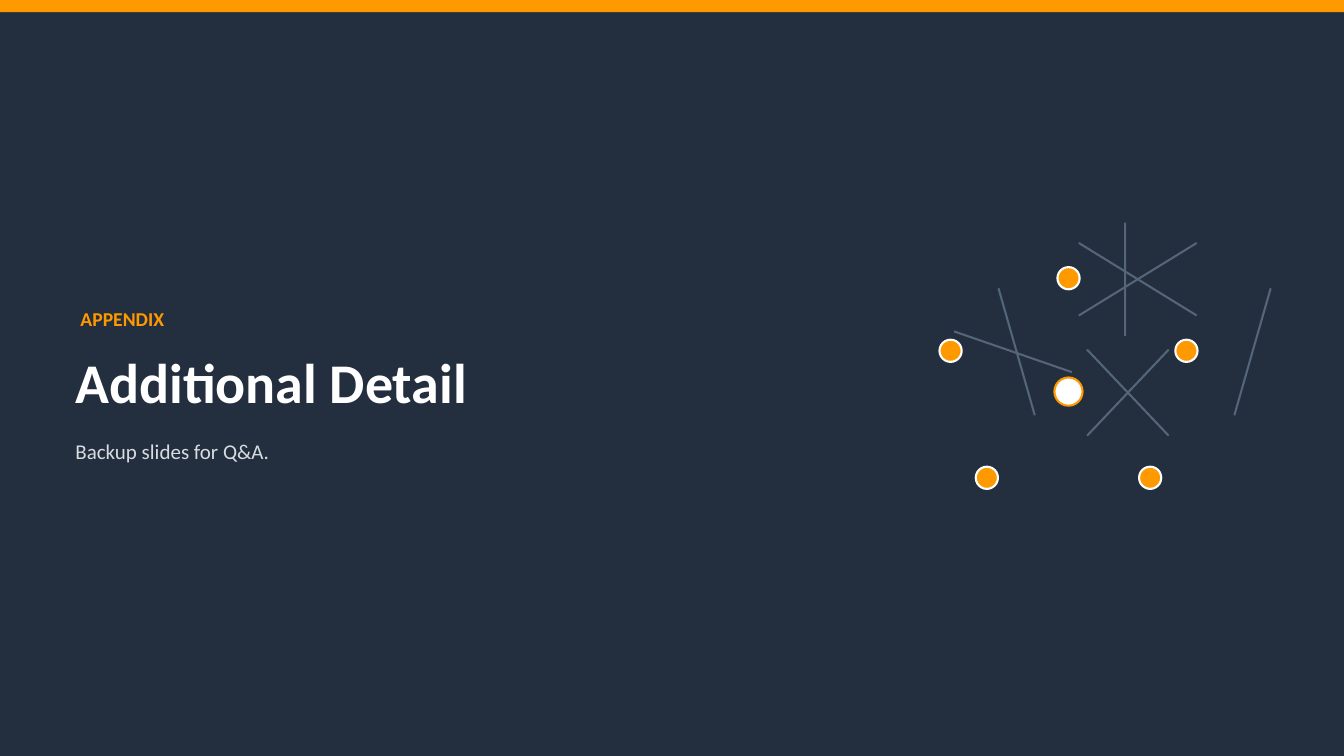
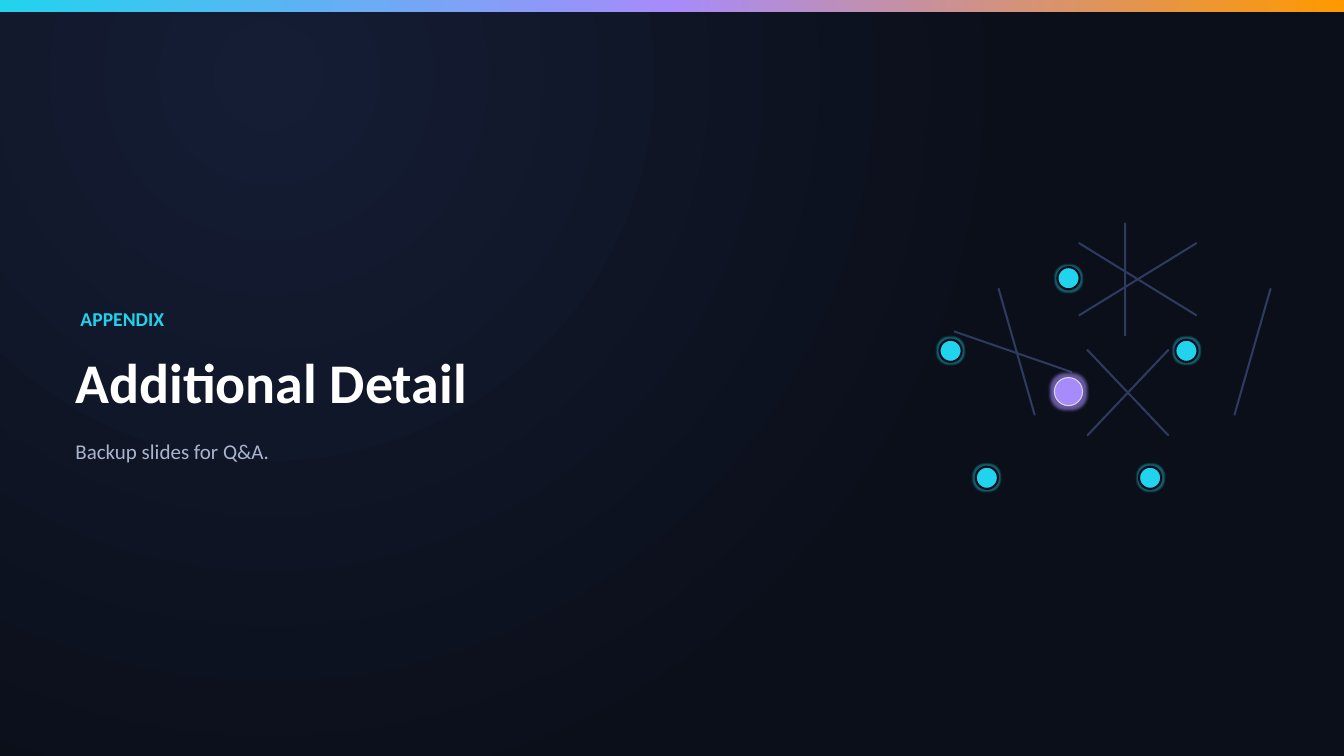
Before and after one commit to lhnminh/MMRF-KnowledgeGraph, a slide deck: slide 7 of ORION_Hackathon_Pitch.pptx (slide 6 before the commit). Drawn at 1344x756 pixels with LibreOffice and Linux fonts; fonts in the diff are those of the drawing. Boxes give left, top, right and bottom in pixels: in the first picture for what was removed or moved away, otherwise in the second. Text is boxed around its words. In the diff, an @@ line names an element or a change of style, - is before the commit and + after.

```diff
--- a/ORION_Hackathon_Pitch.pptx
+++ b/ORION_Hackathon_Pitch.pptx
@@ rectangle at bbox=[0, 0, 1344, 756]: fill #232F3E to gradient #151D35 to #0B0F1A @@
@@ rectangle at bbox=[0, 0, 1344, 12]: fill #FF9900 to gradient #22D3EE to #A78BFA to #FF9900 @@
@@ text "APPENDIX" at bbox=[80, 313, 164, 326]: text colour #FF9900 to #22D3EE @@
@@ fill #55667A to #2E3B5E in 8 elements at bbox=[1078, 242, 1197, 316], bbox=[1078, 242, 1197, 316], bbox=[1124, 223, 1126, 336], bbox=[998, 288, 1036, 416], bbox=[1234, 288, 1272, 416], bbox=[1087, 348, 1170, 436], bbox=[1087, 348, 1170, 436], bbox=[954, 330, 1073, 373] @@
@@ ellipse at bbox=[1055, 377, 1083, 405]: fill #FFFFFF to #A78BFA; outline #FF9900 1.5 pt to #FFFFFF 0.75 pt @@
@@ text "Backup slides for Q&A." at bbox=[75, 444, 269, 463]: text colour #D8DCE1 to #AAB4CE @@
@@ fill #FF9900 to #22D3EE; outline #FFFFFF 1.5 pt to #0B0F1A 1.5 pt in 5 elements at bbox=[1058, 267, 1080, 289], bbox=[940, 340, 962, 362], bbox=[1176, 340, 1198, 362], bbox=[976, 467, 998, 489], bbox=[1139, 467, 1162, 489] @@
```
Also in this commit, not shown: 13 other slides changed, 1 slide added, 1 other file.
